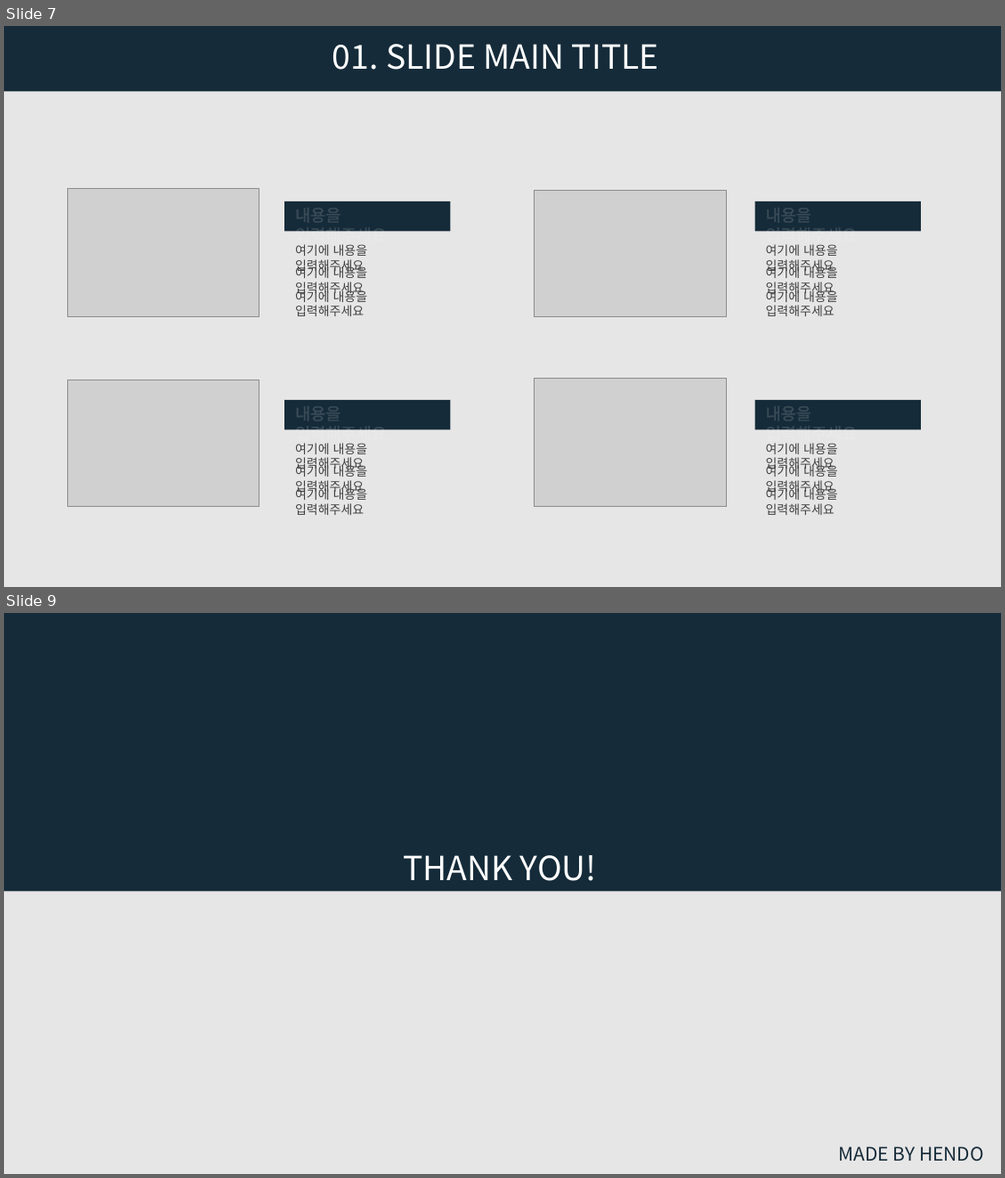
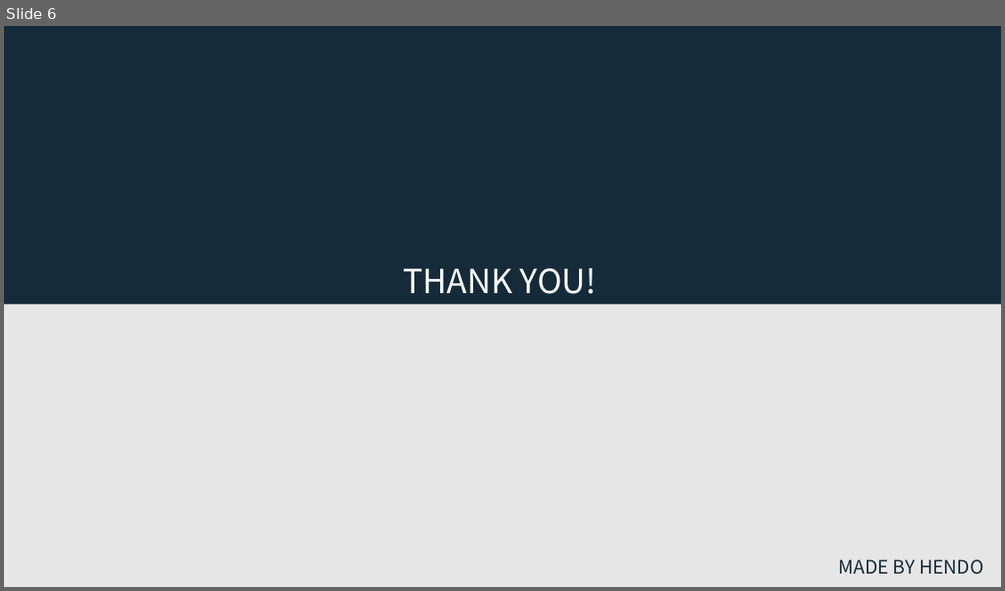
Before and after one commit to wnddpd01/InhaStudy, a slide deck: Document/CatWantSushi/CatWantSushi.pptx. Shown one above the other, each under a label of ours: slides 7 and 9 before the commit, slide 6 after it; the slides between them are not shown. The pictures are 1005x1178 and 1005x591 pixels, drawn with LibreOffice and Linux fonts; fonts in the diff are those of the drawing; grey boxes stand for pictures. Boxes give left, top, right and bottom in pixels: in the first picture for what was removed or moved away, otherwise in the second. Text is boxed around its words. In the diff, an @@ line names an element or a change of style, - is before the commit and + after.

```diff
--- a/Document/CatWantSushi/CatWantSushi.pptx
+++ b/Document/CatWantSushi/CatWantSushi.pptx
@@ slide 7 removed at [4, 26, 1001, 587], background #E7E6E6 @@
@@ rectangle removed at [4, 26, 1001, 92] @@
@@ text removed at [332, 44, 659, 70] @@
-01. SLIDE MAIN TITLE
@@ picture removed at [67, 189, 259, 317] @@
@@ rectangle removed at [284, 201, 451, 232] @@
@@ picture removed at [534, 190, 727, 316] @@
@@ rectangle removed at [755, 201, 921, 232] @@
@@ text removed at [295, 224, 387, 246] @@
-내용을 입력해주세요
@@ text removed at [766, 224, 858, 246] @@
-내용을 입력해주세요
@@ text removed at [295, 244, 368, 273] @@
-여기에 내용을 입력해주세요
@@ text removed at [295, 265, 368, 296] @@
-여기에 내용을 입력해주세요
@@ text removed at [766, 244, 838, 273] @@
-여기에 내용을 입력해주세요
@@ text removed at [766, 265, 838, 296] @@
-여기에 내용을 입력해주세요
@@ text removed at [295, 289, 368, 316] @@
-여기에 내용을 입력해주세요
@@ text removed at [766, 289, 838, 316] @@
-여기에 내용을 입력해주세요
@@ picture removed at [67, 379, 259, 506] @@
@@ picture removed at [534, 378, 727, 506] @@
@@ rectangle removed at [284, 400, 451, 430] @@
@@ text removed at [295, 422, 387, 444] @@
-내용을 입력해주세요
@@ rectangle removed at [755, 400, 921, 430] @@
@@ text removed at [766, 422, 858, 444] @@
-내용을 입력해주세요
@@ text removed at [295, 443, 368, 472] @@
-여기에 내용을 입력해주세요
@@ text removed at [766, 443, 838, 472] @@
-여기에 내용을 입력해주세요
@@ text removed at [295, 463, 368, 494] @@
-여기에 내용을 입력해주세요
@@ text removed at [766, 463, 838, 494] @@
-여기에 내용을 입력해주세요
@@ text removed at [295, 487, 368, 515] @@
-여기에 내용을 입력해주세요
@@ text removed at [766, 487, 838, 515] @@
-여기에 내용을 입력해주세요
@@ what was slide 9 is now slide 6 @@
```
Also in this commit, not shown: 2 slides changed, 2 other slides removed, 14 other files.
